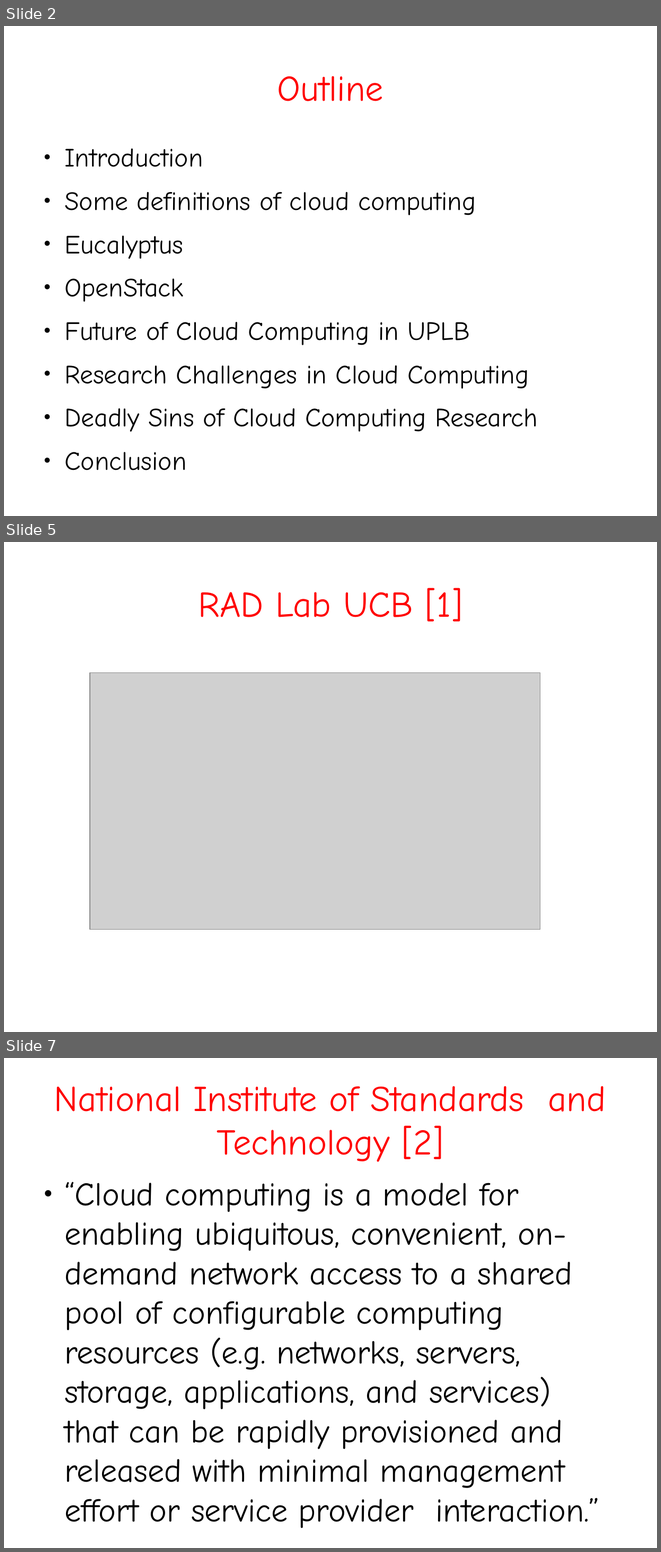
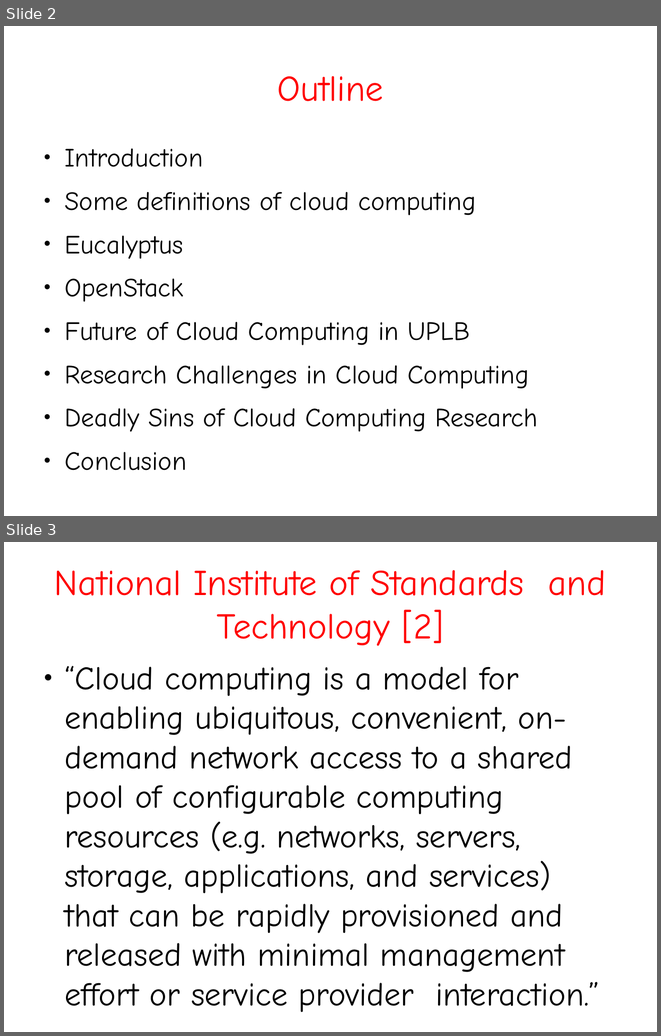
Before and after one commit to aanovelo/cmsc-137-ab5l-project, a slide deck: jach-phd/seminars/CMSC399-2-slides.odp. Shown one above the other, each under a label of ours: slides 2, 5 and 7 before the commit, slides 2 and 3 after it; the slides between them are not shown. The pictures are 661x1552 and 661x1036 pixels, drawn with LibreOffice and Linux fonts; fonts in the diff are those of the drawing; grey boxes stand for pictures. Boxes give left, top, right and bottom in pixels: in the first picture for what was removed or moved away, otherwise in the second. Text is boxed around its words. In the diff, an @@ line names an element or a change of style, - is before the commit and + after.

```diff
--- a/jach-phd/seminars/CMSC399-2-slides.odp
+++ b/jach-phd/seminars/CMSC399-2-slides.odp
@@ slide 5 removed at [4,542,657,1032], background #FFFFFF @@
@@ title removed at [198,588,462,622] @@
-RAD Lab UCB [1]
@@ picture removed at [90,673,541,929] @@
@@ what was slide 7 is now slide 3 @@
```
Also in this commit, not shown: 3 slides added, 22 other slides removed.
